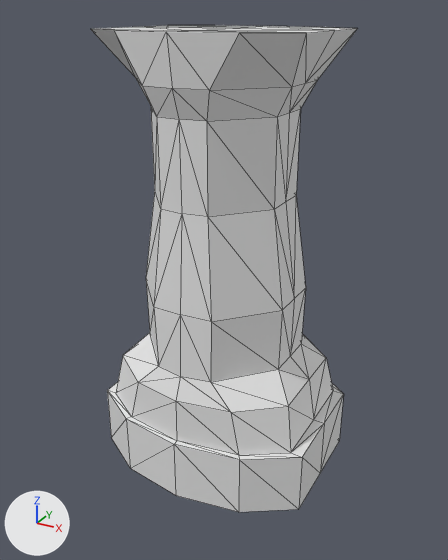
What one commit did to the glTF model client/assets/models/buildings/castle/castle_pillar.glb.
The view is the same before and after, from a 50 mm camera at (2.59, -4.72, 4.22) aimed at (0.01, -0.03, 1.87). Lighting does not change. The marker at lower left points along +X, +Y and +Z. Mesh edges are drawn as thin lines. Vertices at the same position are counted once.

In view in the first picture: 'Pillar'.
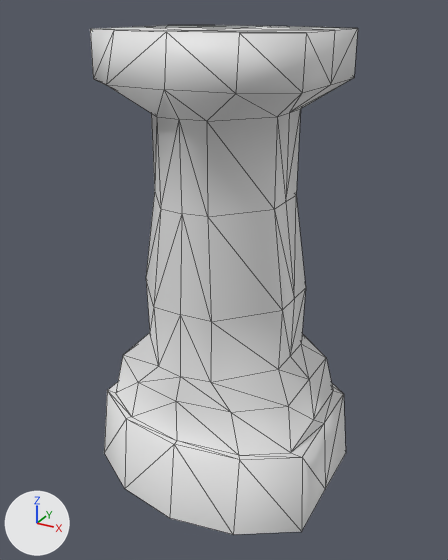
Pixel boxes (x1, y1, x2, y2) of what changed, in the pictures (448 x 560 px; the box of a moved part takes in the faces that stretch with it):
'Pillar', reshaped: before (91, 25, 358, 512); after (90, 25, 358, 535)
part 1 of me_grid_003, moved or reshaped: before (91, 28, 358, 121); after (90, 28, 358, 121)
part 2 of me_grid_003, moved or reshaped: before (107, 391, 344, 512); after (104, 391, 346, 535)
part 3 of me_grid_003, shading changed: (95, 25, 356, 457) in both

Diff of the bpy script that builds the scene:
```diff
--- a/client/assets/models/buildings/castle/castle_pillar.glb.py
+++ b/client/assets/models/buildings/castle/castle_pillar.glb.py
@@ me_grid_003 @@
 me_grid_003.from_pydata(...)  # 125 vertices, 236 faces; spans x -1.08..1.08, y -0.95..0.95, z 0.01..4.06
 # used by ob_pillar; location = (0.0, 0.0, 0.0)
-me_grid_003.vertices[1].co = (-0.29, -0.76, 3.68)  # pixel (142, 85)
-me_grid_003.vertices[11].co = (0.29, -0.76, 3.68)  # pixel (209, 90)
-me_grid_003.vertices[21].co = (0.72, -0.29, 3.68)  # pixel (291, 86)
-me_grid_003.vertices[31].co = (0.72, -0.02, 3.68)  # pixel (305, 83)
-me_grid_003.vertices[41].co = (-0.29, 0.76, 3.68)
-me_grid_003.vertices[61].co = (-0.72, -0.27, 3.68)  # pixel (134, 76)
-me_grid_003.vertices[65].co = (0.0, -0.8, 3.68)  # pixel (172, 88)
-me_grid_003.vertices[75].co = (-0.72, 0.0, 3.68)
-me_grid_003.vertices[84].co = (0.29, 0.76, 3.68)
-me_grid_003.vertices[94].co = (0.72, 0.25, 3.68)  # pixel (317, 79)
-me_grid_003.vertices[113].co = (-0.72, 0.27, 3.68)
-me_grid_003.vertices[122].co = (0.0, 0.8, 3.68)
-me_grid_003.vertices[9].co = (-0.61, -0.85, 0.01)  # pixel (130, 468)
-me_grid_003.vertices[19].co = (0.61, -0.85, 0.01)  # pixel (238, 512)
-me_grid_003.vertices[29].co = (1.08, -0.56, 0.01)  # pixel (298, 509)
-me_grid_003.vertices[39].co = (1.08, 0.0, 0.01)  # pixel (320, 473)
-me_grid_003.vertices[49].co = (-0.71, 0.85, 0.01)
-me_grid_003.vertices[55].co = (0.0, -0.95, 0.01)  # pixel (176, 495)
-me_grid_003.vertices[73].co = (-1.08, -0.56, 0.01)  # pixel (111, 437)
-me_grid_003.vertices[83].co = (-1.08, 0.0, 0.01)
-me_grid_003.vertices[92].co = (0.71, 0.85, 0.01)
-me_grid_003.vertices[102].co = (1.08, 0.56, 0.01)  # pixel (339, 441)
-me_grid_003.vertices[103].co = (-1.08, 0.56, 0.01)
-me_grid_003.vertices[107].co = (0.0, 0.95, 0.01)
+# me_grid_003 part 1
+me_grid_003.vertices[1].co = (-0.55, -0.86, 3.68)  # pixel (106, 84)
+me_grid_003.vertices[11].co = (0.55, -0.86, 3.68)  # pixel (235, 93)
+me_grid_003.vertices[21].co = (0.92, -0.58, 3.68)  # pixel (302, 92)
+me_grid_003.vertices[31].co = (0.92, -0.02, 3.68)  # pixel (330, 84)
+me_grid_003.vertices[41].co = (-0.52, 0.86, 3.68)
+me_grid_003.vertices[61].co = (-0.92, -0.56, 3.68)  # pixel (93, 78)
+me_grid_003.vertices[65].co = (0.0, -0.9, 3.68)  # pixel (164, 89)
+me_grid_003.vertices[75].co = (-0.92, 0.0, 3.68)
+me_grid_003.vertices[84].co = (0.52, 0.86, 3.68)
+me_grid_003.vertices[94].co = (0.92, 0.55, 3.68)  # pixel (354, 77)
+me_grid_003.vertices[113].co = (-0.92, 0.56, 3.68)
+me_grid_003.vertices[122].co = (0.0, 0.9, 3.68)
+# me_grid_003 part 2
+me_grid_003.vertices[9].co = (-0.61, -0.95, -0.17)  # pixel (124, 488)
+me_grid_003.vertices[19].co = (0.61, -0.95, -0.17)  # pixel (233, 534)
+me_grid_003.vertices[29].co = (1.14, -0.62, -0.17)  # pixel (301, 531)
+me_grid_003.vertices[39].co = (1.14, 0.0, -0.17)  # pixel (325, 489)
+me_grid_003.vertices[49].co = (-0.71, 0.95, -0.17)
+me_grid_003.vertices[55].co = (0.0, -1.06, -0.17)  # pixel (170, 518)
+me_grid_003.vertices[73].co = (-1.14, -0.62, -0.17)  # pixel (104, 452)
+me_grid_003.vertices[83].co = (-1.14, 0.0, -0.17)
+me_grid_003.vertices[92].co = (0.71, 0.95, -0.17)
+me_grid_003.vertices[102].co = (1.14, 0.62, -0.17)  # pixel (345, 453)
+me_grid_003.vertices[103].co = (-1.14, 0.62, -0.17)
+me_grid_003.vertices[107].co = (0.0, 1.06, -0.17)
+# me_grid_003 part 3: all faces are now shaded smooth (105 of 236 changed)
```
